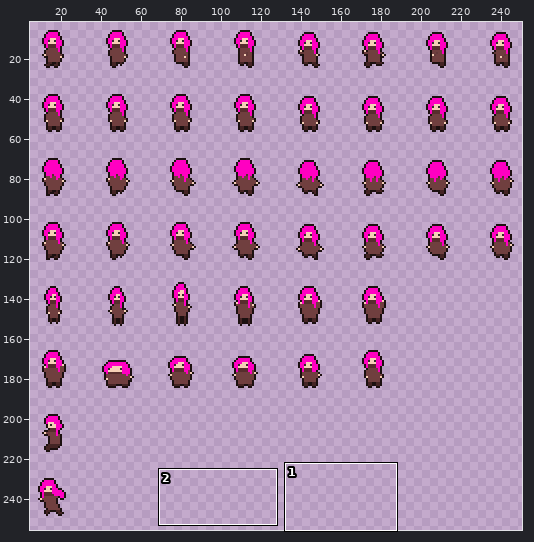
File history of a sprite sheet, assets/player.png. The first picture is a wide view before the edit; the outline marks the close-up.
Close-up. Old version:
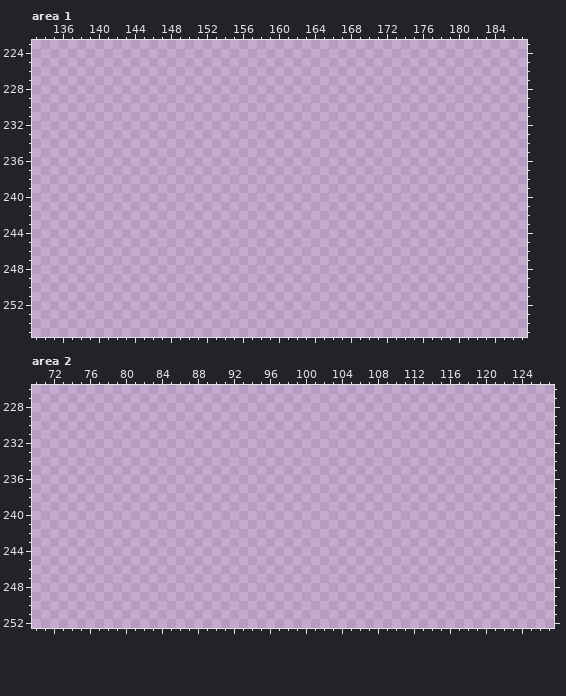
The file is 256x256 pixels. Shown: area 1: x 133..187, y 223..255; area 2: x 70..127, y 226..252. The wide view leaves out empty margins. The commit also changed other parts of the picture, which this record leaves out.
After the commit:
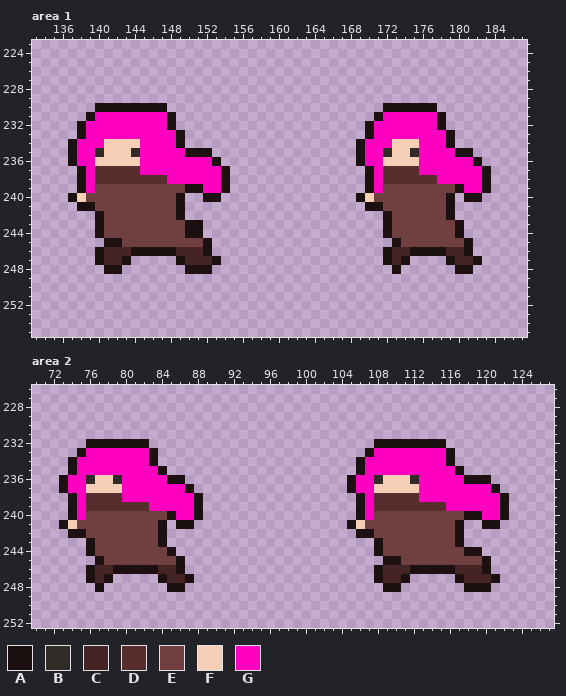
Palette (. is transparent): A #1c1010  B #302b27  C #442424  D #572d2d  E #703f3f  F #f6cfb6  G #ff00c1
What changed:
--- area 1
@@ x 133..187 @@
 229 .......................................................
-230 .......................................................
-231 .......................................................
-232 .......................................................
-233 .......................................................
-234 .......................................................
-235 .......................................................
-236 .......................................................
-237 .......................................................
-238 .......................................................
-239 .......................................................
-240 .......................................................
-241 .......................................................
-242 .......................................................
-243 .......................................................
-244 .......................................................
-245 .......................................................
-246 .......................................................
-247 .......................................................
-248 .......................................................
+230 .......AAAAAAAA........................AAAAAA..........
+231 ......AGGGGGGGGA......................AGGGGGGA.........
+232 .....AGGGGGGGGGA.....................AGGGGGGGA.........
+233 .....AGGGGGGGGGGA....................AGGGGGGGGA........
+234 ....AGGGFFFFGGGGA...................AGGGFFFGGGA........
+235 ....AGGBFFFBGGGGGAAA................AGGBFFBGGGGAA......
+236 ....AGGFFFFFGGGGGGGGA...............AGGFFFFGGGGGGA.....
+237 .....AGDDDDDGGGGGGGGGA...............AGDDDDGGGGGGGA....
+238 .....AGDDDDDDDDGGGGGGA...............AGDDDDDDGGGGGA....
+239 .....AGEEEEEEEEEEAAGGA...............AGEEEEEEEEAGGA....
+240 ....AFEEEEEEEEEEA..AA...............AFEEEEEEEEA.AA.....
+241 .....AAEEEEEEEEEA....................AAEEEEEEEA........
+242 .......AEEEEEEEEA......................AEEEEEEA........
+243 .......AEEEEEEEEEAA....................AEEEEEEEA.......
+244 .......AEEEEEEEEEAA....................AEEEEEEEA.......
+245 ........AAEEEEEEEEEA....................AEEEEEEEA......
+246 .......ACCCAAAAACCCA...................ACCAAAACCA......
+247 .......ACCA.....ACCCA..................ACA....ACCA.....
+248 ........AA.......AAA....................A......AA......
 249 .......................................................
--- area 2
@@ x 70..127 @@
 231 ..........................................................
-232 ..........................................................
-233 ..........................................................
-234 ..........................................................
-235 ..........................................................
-236 ..........................................................
-237 ..........................................................
-238 ..........................................................
-239 ..........................................................
-240 ..........................................................
-241 ..........................................................
-242 ..........................................................
-243 ..........................................................
-244 ..........................................................
-245 ..........................................................
-246 ..........................................................
-247 ..........................................................
-248 ..........................................................
+232 ......AAAAAAA.........................AAAAAAAA............
+233 .....AGGGGGGGA.......................AGGGGGGGGA...........
+234 ....AGGGGGGGGA......................AGGGGGGGGGA...........
+235 ....AGGGGGGGGGA.....................AGGGGGGGGGGA..........
+236 ...AGGBFFBGGGGGAA..................AGGBFFFBGGGGGAAA.......
+237 ...AGGFFFFGGGGGGGA.................AGGFFFFFGGGGGGGGA......
+238 ....AGDDDDGGGGGGGGA.................AGDDDDDGGGGGGGGGA.....
+239 ....AGDDDDDDDGGGGGA.................AGDDDDDDDDGGGGGGA.....
+240 ....AGEEEEEEEEEAGGA.................AGEEEEEEEEEEAAGGA.....
+241 ...AFEEEEEEEEEA.AA.................AFEEEEEEEEEEA..AA......
+242 ....AAEEEEEEEEA.....................AAEEEEEEEEEA..........
+243 ......AEEEEEEEA.......................AEEEEEEEEA..........
+244 ......AEEEEEEEEA......................AEEEEEEEEEAA........
+245 .......AEEEEEEEEA......................AAEEEEEEEEEA.......
+246 ......ACCAAAAACCA.....................ACCCAAAAACCCA.......
+247 ......ACA.....ACCA....................ACCA.....ACCCA......
+248 .......A.......AA......................AA.......AAA.......
 249 ..........................................................
Boxes around the changes in both close-ups, in picture pixels (x1, y1, x2, y2):
added: (68, 103, 230, 274)
added: (356, 103, 491, 274)
added: (59, 439, 203, 592)
added: (347, 439, 509, 592)
